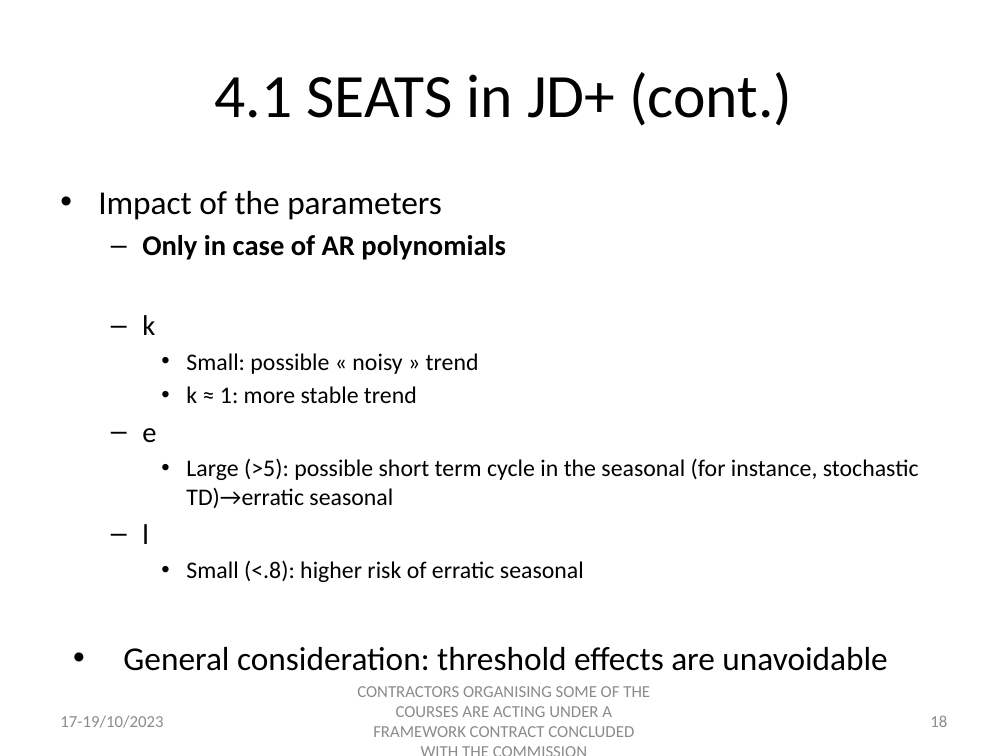
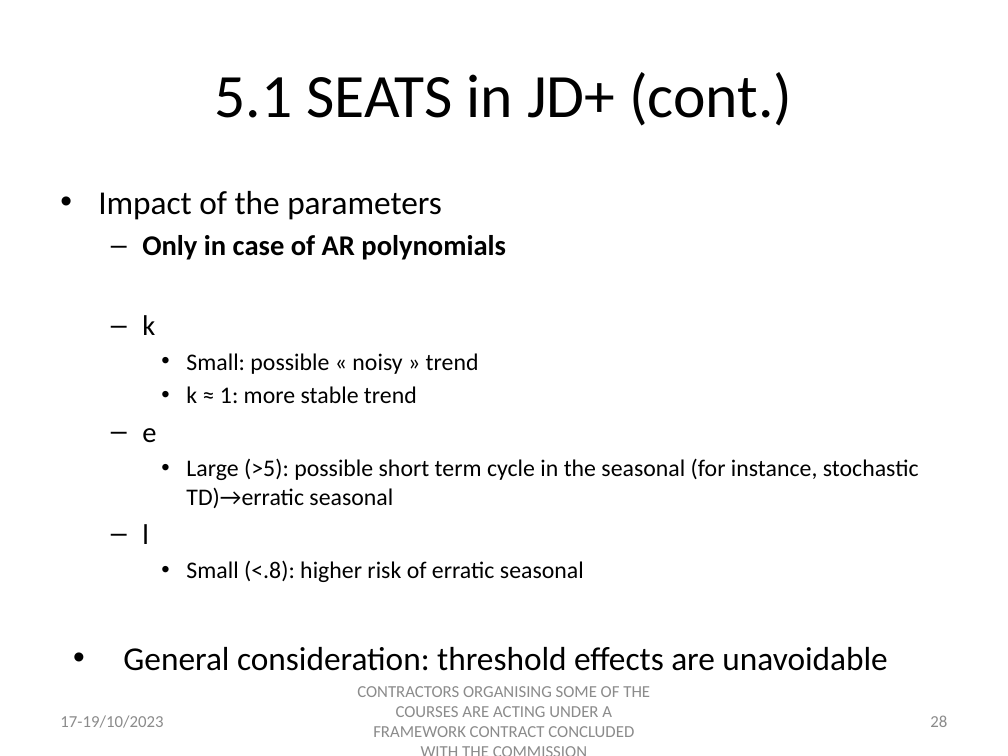
Before and after one commit to palatej/estp2023, a slide deck: slide 28 of Presentations/2.2 JD+_SEATS.pptx (slide 18 before the commit). Drawn at 1008x756 pixels with LibreOffice and Linux fonts; fonts in the diff are those of the drawing. Boxes give left, top, right and bottom in pixels: in the first picture for what was removed or moved away, otherwise in the second. Text is boxed around its words. In the diff, an @@ line names an element or a change of style, - is before the commit and + after.

```diff
--- a/Presentations/2.2 JD+_SEATS.pptx
+++ b/Presentations/2.2 JD+_SEATS.pptx
@@ title at box(215, 72, 792, 126): text changed @@
-4.1 SEATS in JD+ (cont.)
+5.1 SEATS in JD+ (cont.)
@@ page number at box(930, 715, 947, 727): text changed @@
-18
+28
```
Also in this commit, not shown: 17 other slides changed, 5 slides added, 14 other files.
